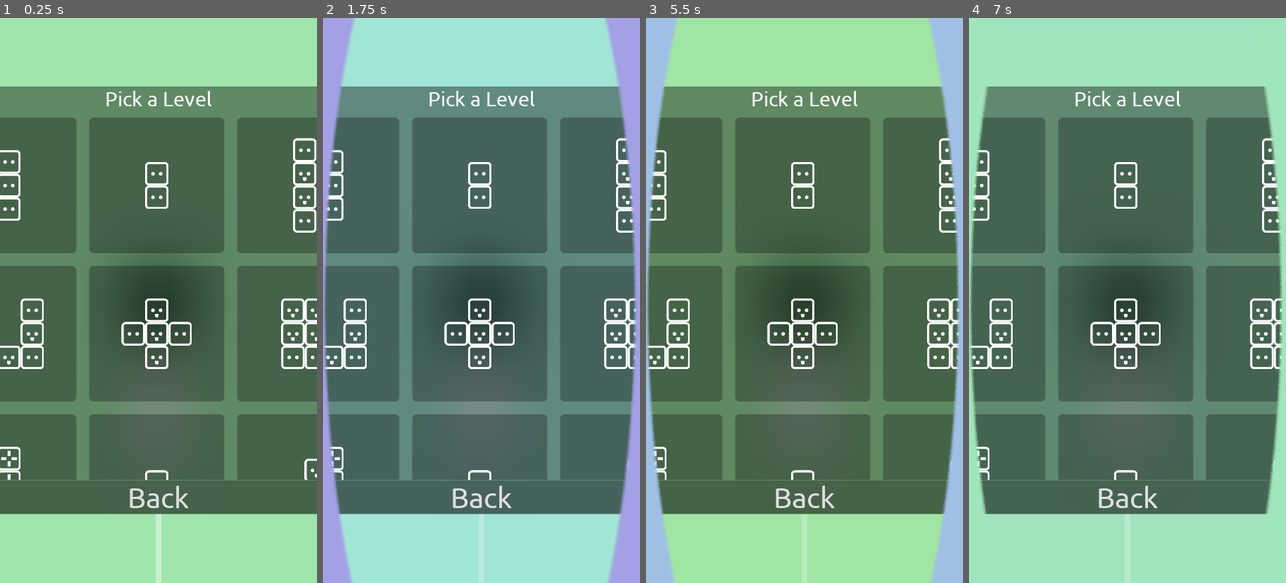
Above: before the commit, frames 1-4 (left to right).
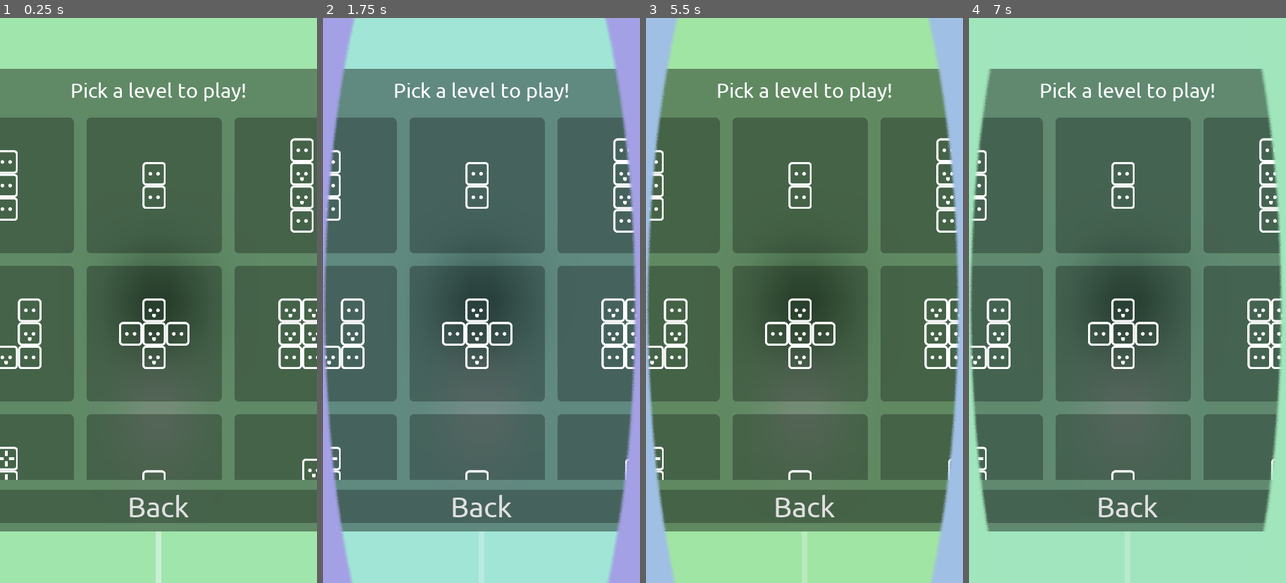
Above: after the commit, the same moments.

Repository: unSAME-Studio/ProjectOutlet
Game: Godot game, scene res://scenes/Menu.tscn
Two runs of this game, one before a commit and one after it. Both use one fixed random seed, a clock stepped at 60 frames per second and the inputs below.
Inputs (mouse positions are in pixels of both pictures, inside the frame that each line leads up to):
- Up to frame 1 (0.25 s): no input
- Up to frame 2 (1.75 s): click (332, 187) at 0.5 s, where only the run before the commit has a clickable "X"; click (367, 503) at 1.25 s
- Up to frame 3 (5.5 s): click (652, 187) at 2 s, where only the run after the commit has a clickable "1"; click (693, 413) at 2.75 s; click (693, 413) at 3.5 s; click (693, 413) at 4.25 s; click (690, 503) at 5 s
- Up to frame 4 (7 s): click (1124, 187) at 5.75 s, where only the run after the commit has a clickable "2"; click (1013, 503) at 6.5 s

The runs differ from the first frame. In frame 1, 14% of the frame differs, in the area x 0-100%, y 9-91%; in frame 2, 12%; in frame 3, 12%; in frame 4, 12%.

Commit message:
Menu UI Update

Diff:
--- a/scenes/Menu.gd
+++ b/scenes/Menu.gd
@@ -13,7 +13,7 @@
 		var b = button.instance()
 		b.level = int(i)
 
-		$"CanvasLayer/Control/Levels/PanelContainer/VBoxContainer/ScrollContainer/GridContainer".add_child(b)
+		$"CanvasLayer/Control/Levels/PanelContainer/MarginContainer/VBoxContainer/MarginContainer/ScrollContainer/GridContainer".add_child(b)
 
 	# show quit button only on PC build
 	if OS.get_name() in ["Windows", "OSX", "X11"]:
--- a/scenes/Menu.tscn
+++ b/scenes/Menu.tscn
@@ -120,44 +120,64 @@
 
 [node name="PanelContainer" type="PanelContainer" parent="CanvasLayer/Control/Levels"]
 material = SubResource( 2 )
-margin_left = 356.0
-margin_top = 234.0
-margin_right = 724.0
-margin_bottom = 1685.0
+margin_top = 174.0
+margin_right = 1658.0
+margin_bottom = 1745.0
 grow_horizontal = 2
 grow_vertical = 2
-rect_pivot_offset = Vector2( 754, 725.5 )
-theme = ExtResource( 3 )
-
-[node name="VBoxContainer" type="VBoxContainer" parent="CanvasLayer/Control/Levels/PanelContainer"]
-margin_right = 368.0
-margin_bottom = 1451.0
-
-[node name="Title" type="Label" parent="CanvasLayer/Control/Levels/PanelContainer/VBoxContainer"]
-margin_right = 368.0
+rect_min_size = Vector2( 1658, 1571 )
+rect_pivot_offset = Vector2( 829, 785.5 )
+theme = ExtResource( 3 )
+
+[node name="MarginContainer" type="MarginContainer" parent="CanvasLayer/Control/Levels/PanelContainer"]
+margin_right = 1658.0
+margin_bottom = 1571.0
+custom_constants/margin_right = 30
+custom_constants/margin_top = 30
+custom_constants/margin_left = 30
+custom_constants/margin_bottom = 30
+
+[node name="VBoxContainer" type="VBoxContainer" parent="CanvasLayer/Control/Levels/PanelContainer/MarginContainer"]
+margin_left = 30.0
+margin_top = 30.0
+margin_right = 1628.0
+margin_bottom = 1541.0
+
+[node name="Title" type="Label" parent="CanvasLayer/Control/Levels/PanelContainer/MarginContainer/VBoxContainer"]
+margin_right = 1598.0
 margin_bottom = 80.0
 custom_fonts/font = ExtResource( 2 )
-text = "Pick a Level"
+text = "Pick a level to play!"
 align = 1
 valign = 1
 
-[node name="ScrollContainer" type="ScrollContainer" parent="CanvasLayer/Control/Levels/PanelContainer/VBoxContainer"]
+[node name="MarginContainer" type="MarginContainer" parent="CanvasLayer/Control/Levels/PanelContainer/MarginContainer/VBoxContainer"]
 margin_top = 84.0
-margin_right = 368.0
-margin_bottom = 1334.0
+margin_right = 1598.0
+margin_bottom = 1394.0
+custom_constants/margin_right = 30
+custom_constants/margin_top = 30
+custom_constants/margin_left = 30
+custom_constants/margin_bottom = 30
+
+[node name="ScrollContainer" type="ScrollContainer" parent="CanvasLayer/Control/Levels/PanelContainer/MarginContainer/VBoxContainer/MarginContainer"]
+margin_left = 30.0
+margin_top = 30.0
+margin_right = 1568.0
+margin_bottom = 1280.0
 rect_min_size = Vector2( 0, 1250 )
 rect_pivot_offset = Vector2( 0, 625 )
 theme = ExtResource( 3 )
 follow_focus = true
 scroll_horizontal_enabled = false
 
-[node name="GridContainer" type="GridContainer" parent="CanvasLayer/Control/Levels/PanelContainer/VBoxContainer/ScrollContainer"]
+[node name="GridContainer" type="GridContainer" parent="CanvasLayer/Control/Levels/PanelContainer/MarginContainer/VBoxContainer/MarginContainer/ScrollContainer"]
 columns = 3
 
-[node name="Back" type="Button" parent="CanvasLayer/Control/Levels/PanelContainer/VBoxContainer"]
-margin_top = 1338.0
-margin_right = 368.0
-margin_bottom = 1451.0
+[node name="Back" type="Button" parent="CanvasLayer/Control/Levels/PanelContainer/MarginContainer/VBoxContainer"]
+margin_top = 1398.0
+margin_right = 1598.0
+margin_bottom = 1511.0
 focus_mode = 0
 mouse_default_cursor_shape = 2
 theme = ExtResource( 3 )
@@ -177,4 +197,4 @@
 [connection signal="pressed" from="CanvasLayer/Control/Options/VBoxContainer/Play" to="." method="_on_Play_pressed"]
 [connection signal="pressed" from="CanvasLayer/Control/Options/VBoxContainer/Editor" to="." method="_on_Editor_pressed"]
 [connection signal="pressed" from="CanvasLayer/Control/Options/VBoxContainer/Quit" to="." method="_on_Quit_pressed"]
-[connection signal="pressed" from="CanvasLayer/Control/Levels/PanelContainer/VBoxContainer/Back" to="." method="_on_Back_pressed"]
+[connection signal="pressed" from="CanvasLayer/Control/Levels/PanelContainer/MarginContainer/VBoxContainer/Back" to="." method="_on_Back_pressed"]
--- a/ui/LevelButton.gd
+++ b/ui/LevelButton.gd
@@ -5,7 +5,7 @@
 
 
 func _ready():
-	#$Button/Label.set_text(String(level))
+	$Button/Label.set_text(String(level))
 
 	if OS.get_name() in ["Windows", "OSX", "HTML5","X11"]:
 		$Button.connect("mouse_entered", self, "_on_hover")
@@ -48,6 +48,10 @@
 func _on_hover():
 	$AnimationPlayer.play("hover")
 
+	$Button/Label.show()
+
 
 func _on_mouse_exit():
 	$AnimationPlayer.play_backwards("hover")
+
+	$Button/Label.hide()
--- a/ui/LevelButton.tscn
+++ b/ui/LevelButton.tscn
@@ -65,15 +65,16 @@
 
 [node name="Label" type="Label" parent="Button"]
 visible = false
+modulate = Color( 1, 1, 1, 0.588235 )
 anchor_top = 1.0
 anchor_bottom = 1.0
 margin_left = 17.0
-margin_top = -87.0
+margin_top = -91.0
 margin_right = 201.0
-margin_bottom = -7.0
+margin_bottom = -11.0
 size_flags_horizontal = 0
 size_flags_vertical = 0
-text = "X"
+text = "13"
 
 [node name="TextureRect" type="TextureRect" parent="Button"]
 visible = false
--- a/ui/theme.tres
+++ b/ui/theme.tres
@@ -38,6 +38,15 @@
 corner_radius_bottom_right = 20
 corner_radius_bottom_left = 20
 
+[sub_resource type="StyleBoxFlat" id=6]
+content_margin_left = 15.0
+content_margin_right = 15.0
+bg_color = Color( 0, 0, 0, 0.423529 )
+corner_radius_top_left = 20
+corner_radius_top_right = 20
+corner_radius_bottom_right = 20
+corner_radius_bottom_left = 20
+
 [resource]
 Button/fonts/font = SubResource( 1 )
 Button/styles/hover = SubResource( 3 )
@@ -65,3 +74,5 @@
 VScrollBar/styles/grabber = SubResource( 5 )
 VScrollBar/styles/grabber_highlight = SubResource( 5 )
 VScrollBar/styles/grabber_pressed = SubResource( 5 )
+VScrollBar/styles/scroll = SubResource( 6 )
+VScrollBar/styles/scroll_focus = SubResource( 5 )
Not shown: 1 places in ui/theme.tres that only renumber resources
